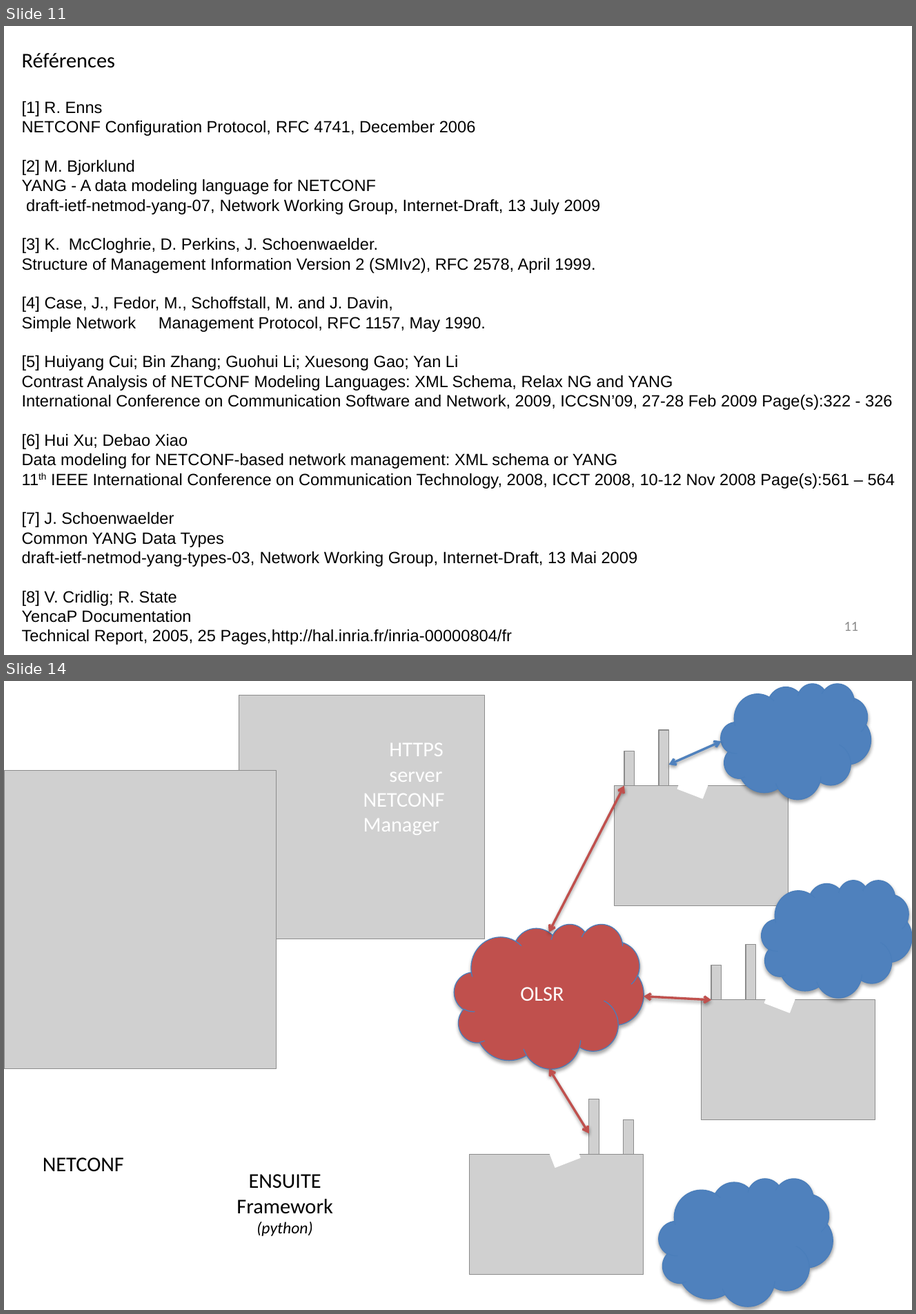
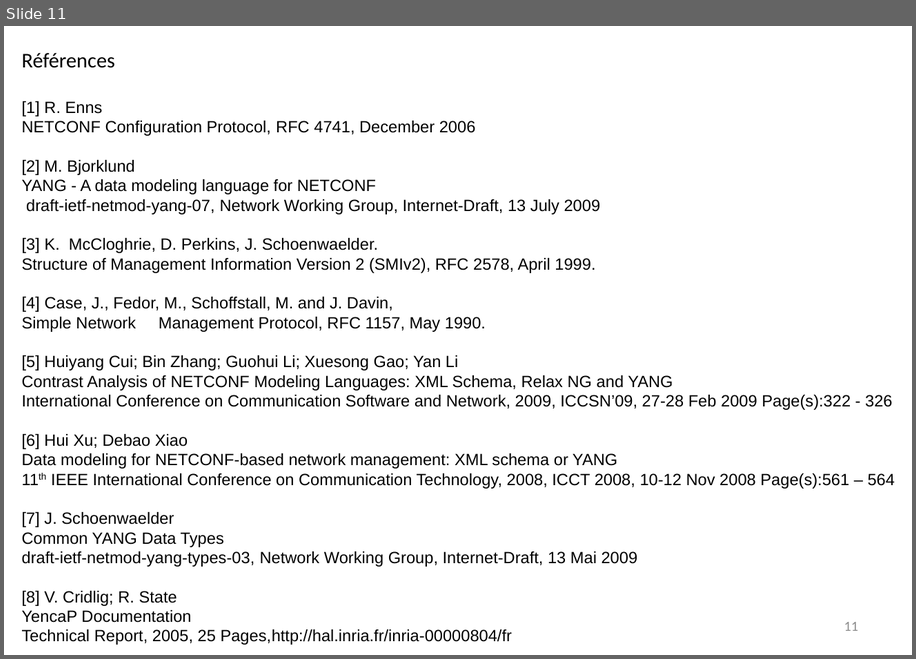
Before and after one commit to AaronNGray/jYang, a slide deck: yang-manager/reports/YangArchiCameraReady.pptx. Shown one above the other, each under a label of ours: slides 11 and 14 before the commit, slide 11 after it; the slides between them are not shown. The pictures are 916x1314 and 916x659 pixels, drawn with LibreOffice and Linux fonts; fonts in the diff are those of the drawing; grey boxes stand for pictures. Boxes give left, top, right and bottom in pixels: in the first picture for what was removed or moved away, otherwise in the second. Text is boxed around its words. In the diff, an @@ line names an element or a change of style, - is before the commit and + after.

```diff
--- a/yang-manager/reports/YangArchiCameraReady.pptx
+++ b/yang-manager/reports/YangArchiCameraReady.pptx
@@ slide 14 removed at (4, 681, 912, 1310), background #FFFFFF @@
@@ picture removed at (239, 695, 485, 939) @@
@@ cloud removed at (721, 684, 871, 799) @@
@@ double arrow removed from (669, 765) to (722, 741) @@
@@ text removed at (389, 743, 443, 782) @@
-HTTPS
-server
@@ picture removed at (4, 771, 277, 1069) @@
@@ group removed at (615, 729, 789, 906): 3 pictures, 1 rectangle @@
@@ text removed at (363, 793, 445, 835) @@
-NETCONF
-Manager
@@ double arrow removed from (624, 786) to (549, 933) @@
@@ cloud removed at (762, 880, 912, 997) @@
@@ cloud removed at (455, 924, 644, 1069) @@
-OLSR
@@ group removed at (702, 945, 876, 1120): 3 pictures, 1 rectangle @@
@@ double arrow removed from (712, 1000) to (644, 996) @@
@@ double arrow removed from (589, 1134) to (549, 1068) @@
@@ group removed at (469, 1098, 644, 1274): 3 pictures, 1 rectangle @@
@@ text removed at (43, 1157, 124, 1172) @@
-NETCONF
@@ text removed at (237, 1174, 332, 1236) @@
-ENSUITE
-Framework
-(python)
@@ cloud removed at (659, 1178, 833, 1305) @@
```
Also in this commit, not shown: 1 slide changed, 9 other slides removed, 1 other file.
